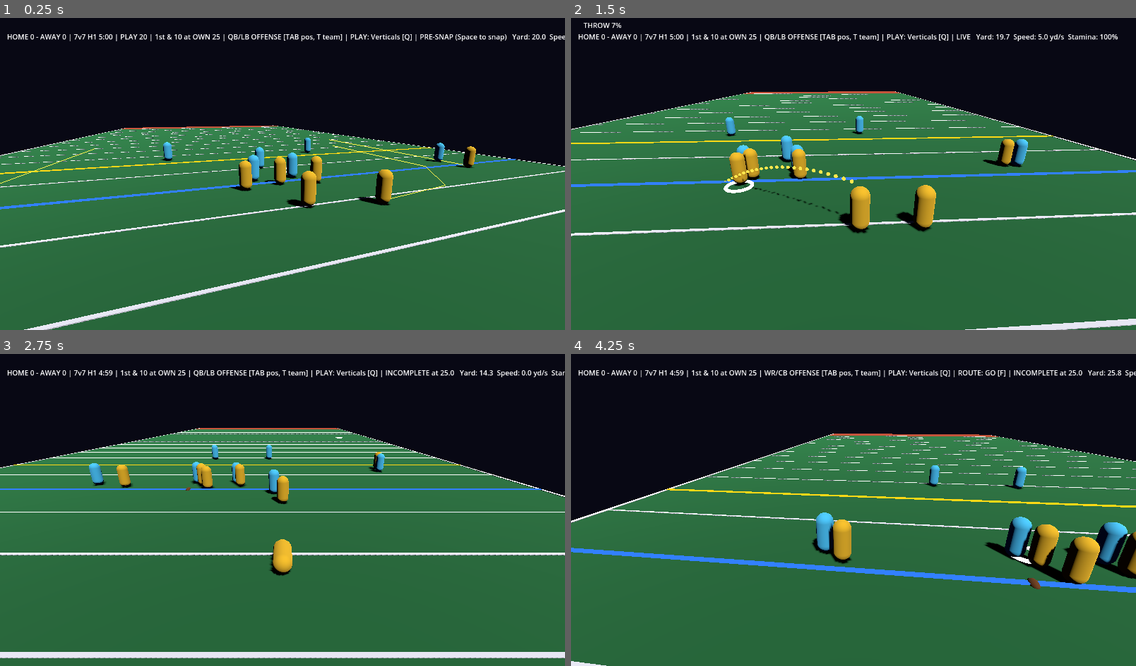
Above: before the commit, frames 1-4 (two rows, left to right).
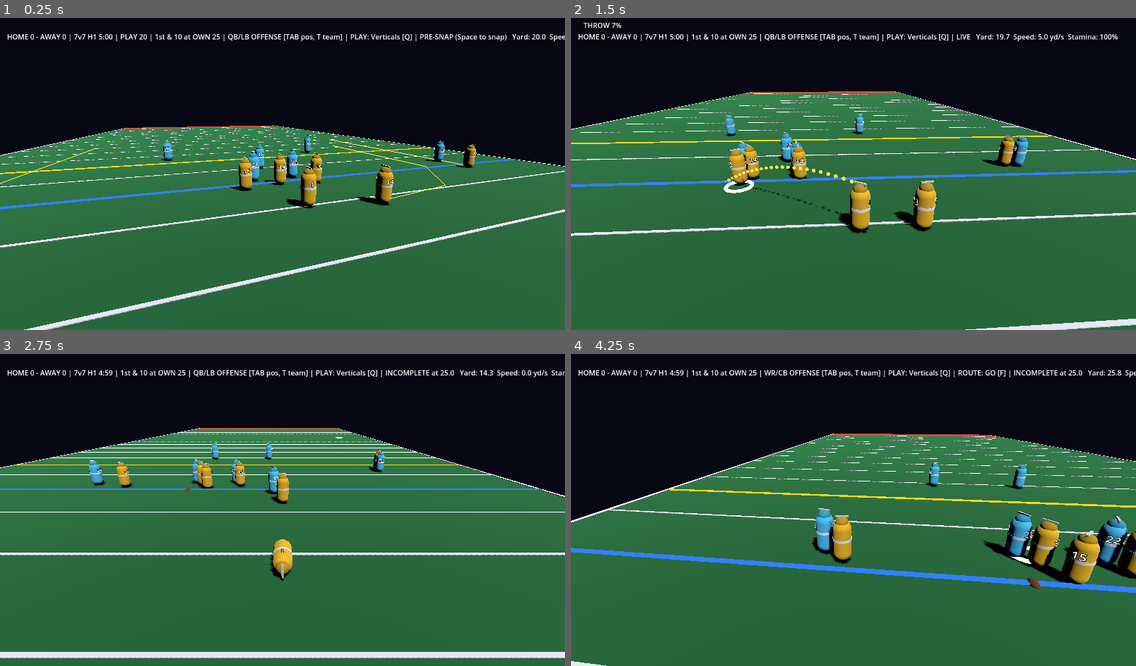
Above: after the commit, the same moments.

Repository: ZeratulAuditore/CraterBowl
Game: Godot game, scene res://scenes/main.tscn
Two runs of this game, one before a commit and one after it. Both use one fixed random seed, a clock stepped at 60 frames per second and the inputs below.
Inputs (mouse positions are in pixels of both pictures, inside the frame that each line leads up to):
- Up to frame 1 (0.25 s): no input
- Up to frame 2 (1.5 s): tap Enter at 0.5 s; move the mouse to (977, 155) at 0.52 s; hold D 0.53-1.28 s; tap 1 at 0.6 s; click (977, 155) at 0.67 s; tap Space at 0.77, 1.07 s; tap 2 at 0.8, 1.35 s; move the mouse to (740, 186) at 1.27 s; hold S from 1.28 s (still down); click (740, 186) at 1.42 s
- Up to frame 3 (2.75 s): tap Space at 1.52, 1.82 s; tap E at 1.55, 2.1 s; move the mouse to (339, 438) at 2.02 s; release S at 2.03 s; hold D from 2.03 s (still down); click (339, 438) at 2.17 s; tap Q at 2.3 s
- Up to frame 4 (4.25 s): move the mouse to (825, 572) at 2.77 s; release D at 2.78 s; hold W 2.78-3.53 s; tap Q at 2.85 s; click (825, 572) at 2.92 s; tap Space at 3.02, 3.32, 3.77, 4.07 s; tap F at 3.05, 3.6 s; move the mouse to (1023, 553) at 3.52 s; hold A from 3.53 s (still down); click (1023, 553) at 3.67 s; tap Tab at 3.8 s

The runs differ from the first frame. In frame 1, 0.4% of the frame differs, in the area x 18-85%, y 37-59%; in frame 2, 0.6%; in frame 3, 0.4%; in frame 4, 0.9%, in the area x 42-100%, y 34-68%.

Commit message:
iter 025: A24 earnable cosmetics + customization (view-only, host-synced), XP/levels; test user-data guard
Co-Authored-By: Claude Opus 5.5 <noreply@anthropic.com>

Diff:
--- a/src/game/main.gd
+++ b/src/game/main.gd
@@ -24,6 +24,7 @@
 const Stats := preload("res://src/sim/stats.gd")
 const Leaderboard := preload("res://src/sim/leaderboard.gd")
 const Ranked := preload("res://src/sim/ranked.gd")
+const Cosmetics := preload("res://src/sim/cosmetics.gd")
 const MMServer := preload("res://src/net/mm_server.gd")
 const MMClient := preload("res://src/net/mm_client.gd")
 const InviteCode := preload("res://src/net/invite_code.gd")
@@ -63,6 +64,11 @@
 var pending_teams := {}         # name -> team (matchmaker's rating-balanced split)
 var ranked_line := ""
 var player_name := "You"
+var profile := Cosmetics.new()
+var profile_path := Cosmetics.DEFAULT_PATH
+var looks := {}            # athlete_id -> look (view-only)
+var peer_looks := {}       # server: peer_id -> sanitized look
+var xp_line := ""
 var my_ranks := ""
 var field_root: Node3D
 var athlete_root: Node3D
@@ -99,6 +105,16 @@
 	if args.has("name"):
 		player_name = str(args["name"]).strip_edges().left(16)
 	ranked_match = args.has("ranked")
+	if args.has("profile-file"):
+		profile_path = str(args["profile-file"])
+	profile.load_file(profile_path)
+	if args.has("equip"):
+		for pair in str(args["equip"]).split(","):
+			var kv := pair.split(":")
+			if kv.size() == 2:
+				var v = int(kv[1]) if kv[0] == "number" else kv[1]
+				print("EQUIP %s=%s: %s" % [kv[0], kv[1], profile.equip(kv[0], v)])
+		profile.save(profile_path)
 	if args.has("leaderboard"):
 		_print_leaderboards(str(args["leaderboard"]) if args["leaderboard"] is String else "")
 		get_tree().quit()
@@ -170,8 +186,29 @@
 			drill.start_rep(world)
 	los_marker = _marker(Color(0.2, 0.5, 1.0), "LOSMarker")
 	fd_marker = _marker(Color(1.0, 0.85, 0.1), "FirstDownMarker")
+	looks = {}
+	if not is_client():
+		_sync_looks()
 	for v in views:
 		v.sync()
+
+## Host/offline: rebuild athlete looks (yours + peers'), apply to views, broadcast.
+func _sync_looks() -> void:
+	looks = {}
+	looks[my_id] = profile.equipped.duplicate()
+	if is_server():
+		for peer in net.peer_athlete:
+			if peer_looks.has(peer):
+				looks[net.peer_athlete[peer]] = peer_looks[peer]
+	_apply_looks()
+	if is_server():
+		net.broadcast_event("looks", {"looks": looks})
+
+func _apply_looks() -> void:
+	for aid in looks:
+		var i := int(aid)
+		if i >= 0 and i < views.size() and views[i].is_inside_tree():
+			views[i].apply_look(looks[aid])
 
 func _spawn_teams() -> void:
 	var drill_me := -1
@@ -324,12 +361,51 @@
 		return ""
 	return "RATING %s (%+d)" % [r["labels"][me], int(round(r["deltas"][me]))]
 
+## XP per human (by name) from this match's stats + result.
+func _match_awards() -> Dictionary:
+	var lines := {}
+	var team_of := {}
+	for s in roster.slots:
+		if s["owner"] >= 0:
+			team_of[owner_name(s["athlete_id"])] = s["team"]
+	if roster.slots.is_empty():
+		team_of[owner_name(my_id)] = world.get_athlete(my_id).team
+	for k in stats.lines:
+		var nm: String = k.get_slice("|", 0)
+		if nm == "Bot":
+			continue
+		if not lines.has(nm):
+			lines[nm] = {}
+		for f in stats.lines[k]:
+			lines[nm][f] = lines[nm].get(f, 0.0) + float(stats.lines[k][f])
+	var xp := {}
+	for nm in team_of:
+		xp[nm] = Cosmetics.award_xp(lines.get(nm, {}), series.winner() == team_of[nm])
+	return xp
+
+## Every machine credits only its own player's local profile.
+func _apply_award(xp: Dictionary) -> void:
+	var me := owner_name(my_id) if not is_client() else player_name
+	if not xp.has(me):
+		return
+	var gained := profile.add_xp(int(xp[me]))
+	profile.save(profile_path)
+	xp_line = "XP +%d (Level %d%s)" % [int(xp[me]), profile.level(), " - LEVEL UP!" if gained > 0 else ""]
+
 func _on_match_event(n: String, _d: Dictionary) -> void:
 	if n == "final":
 		if not is_client() and drill == null:
+			var awards := _match_awards()
+			_apply_award(awards)
+			if is_server():
+				net.broadcast_event("awards", {"xp": awards})
 			my_ranks = _record_leaderboard()
 			if ranked_match:
 				var r := _record_ranked()
+				var rk := Ranked.new()
+				rk.load_file(ranked_path)
+				profile.season_rewards = rk.rewards.get(owner_name(my_id), [])
+				profile.save(profile_path)
 				ranked_line = _ranked_text(r)
 				print("RANKED: %s" % str(r))
 				if is_server():
@@ -354,6 +430,7 @@
 		if aid >= 0:
 			my_id = aid
 			set_controlled(aid)
+			_sync_looks()
 		return aid >= 0
 	return Protocol.apply_action(series, controlled_id, action)
 
@@ -566,6 +643,7 @@
 		if aid >= 0:
 			net.set_assignment(id, aid)
 	net.broadcast_lobby(lobby.to_dict())
+	_sync_looks()
 	var seats := []
 	for s in roster.slots:
 		if s["owner"] >= 0:
@@ -581,6 +659,8 @@
 	predictor = Predictor.new()
 	set_controlled(aid)
 	print("NET assigned athlete %d" % aid)
+	# Our look goes to the host; we only show it once the host echoes it back.
+	net.send_action({"a": "look", "look": profile.equipped})
 
 ## Roster changes (position/team). Authoritative on server/offline; only outside live play.
 ## Returns the player's (possibly new) athlete id, or -1 if rejected.
@@ -636,6 +716,15 @@
 		last_whistle = n.replace("_", " ").to_upper()
 	if n == "ranked":
 		ranked_line = _ranked_text(d)
+	if n == "looks" and d.get("looks") is Dictionary:
+		looks = d["looks"]
+		_apply_looks()
+	if n == "awards" and d.get("xp") is Dictionary:
+		_apply_award(d["xp"])
+	if n == "touchdown":
+		var cid: int = d.get("carrier", -1)
+		if cid >= 0 and cid < views.size():
+			views[cid].celebrate(str(looks.get(cid, {}).get("celebration", "none")))
 	if n == "summary":
 		summary_lines = d.get("lines", []) if d.get("lines") is Array else []
 	if n == "snap":
@@ -765,6 +854,10 @@
 				var aid := roster_action(pa[0], act)
 				if aid >= 0:
 					net.set_assignment(pa[0], aid)
+					_sync_looks()
+			elif act is Dictionary and act.get("a", "") == "look":
+				peer_looks[pa[0]] = Cosmetics.sanitize_look(act.get("look", {}))
+				_sync_looks()
 			else:
 				Protocol.apply_action(series, pa[1], act)
 	ai.presnap_tick(world, humans, delta, series.downs.down, series.downs.distance())
@@ -851,6 +944,8 @@
 			phase_name += "\nYOUR RANKS: " + my_ranks
 		if ranked_line != "":
 			phase_name += "\n" + ranked_line
+		if xp_line != "":
+			phase_name += "\n" + xp_line
 	else:
 		phase_name = "HOME %d - AWAY %d | %s | %s | %s | %s" % [series.score[0], series.score[1], clock_txt, situation, side, phase_name]
 	var charge_txt := ("   THROW %d%%" % int(charge * 100)) if charging else ""
--- a/src/game/player.gd
+++ b/src/game/player.gd
@@ -1,35 +1,108 @@
 extends Node3D
-## View of one sim athlete. Mirrors position; owns no rules.
+## View of one sim athlete. Mirrors position; owns no rules. Cosmetics are view-only.
+
+const Cos := preload("res://src/sim/cosmetics.gd")
 
 var athlete  # sim athlete
 var color := Color(0.9, 0.75, 0.2)
+var body: MeshInstance3D
+var trim_band: MeshInstance3D
+var helmet: MeshInstance3D
+var stripe: MeshInstance3D
+var number_front: Label3D
+var number_back: Label3D
+var number_text := ""
+var trim_color := Color.WHITE
+var look := {}
+var celebrate_kind := "none"
+var celebrate_t := 0.0
 
 func setup(a, c: Color) -> void:
 	athlete = a
 	color = c
 
+func _mat(c: Color) -> StandardMaterial3D:
+	var m := StandardMaterial3D.new()
+	m.albedo_color = c
+	return m
+
 func _ready() -> void:
-	var mi := MeshInstance3D.new()
+	body = MeshInstance3D.new()
 	var cap := CapsuleMesh.new()
 	cap.radius = 0.4
 	cap.height = 1.9
-	var mat := StandardMaterial3D.new()
-	mat.albedo_color = color
-	cap.material = mat
-	mi.mesh = cap
-	mi.position.y = 0.95
-	add_child(mi)
-	body = mi
+	cap.material = _mat(color)
+	body.mesh = cap
+	body.position.y = 0.95
+	add_child(body)
+	trim_band = MeshInstance3D.new()
+	var cyl := CylinderMesh.new()
+	cyl.top_radius = 0.42
+	cyl.bottom_radius = 0.42
+	cyl.height = 0.12
+	trim_band.mesh = cyl
+	trim_band.position.y = 0.1
+	body.add_child(trim_band)
+	helmet = MeshInstance3D.new()
+	var sph := SphereMesh.new()
+	sph.radius = 0.28
+	sph.height = 0.5
+	helmet.mesh = sph
+	helmet.position.y = 0.85
+	body.add_child(helmet)
+	stripe = MeshInstance3D.new()
+	var bx := BoxMesh.new()
+	bx.size = Vector3(0.08, 0.06, 0.56)
+	stripe.mesh = bx
+	stripe.position.y = 0.27
+	helmet.add_child(stripe)
+	number_front = _number_label(0.42)
+	number_back = _number_label(-0.42)
+	apply_look(Cos.DEFAULT_LOOK.merged({"number": (athlete.id % 90) + 10}, true))
 	sync()
 
-var body: MeshInstance3D
+func _number_label(z: float) -> Label3D:
+	var l := Label3D.new()
+	l.font_size = 64
+	l.pixel_size = 0.006
+	l.position = Vector3(0, 0.35, z)
+	if z < 0.0:
+		l.rotation.y = PI
+	body.add_child(l)
+	return l
+
+## Apply a (sanitized) look. Purely visual.
+func apply_look(lk: Dictionary) -> void:
+	look = Cos.sanitize_look(lk)
+	trim_color = Cos.color_of("trim", look["trim"])
+	trim_band.material_override = _mat(trim_color)
+	helmet.material_override = _mat(color.darkened(0.2))
+	stripe.material_override = _mat(Cos.color_of("helmet", look["helmet"]))
+	number_text = str(int(look["number"]))
+	number_front.text = number_text
+	number_back.text = number_text
+	number_front.modulate = trim_color
+	number_back.modulate = trim_color
+
+func celebrate(kind: String) -> void:
+	if kind != "none":
+		celebrate_kind = kind
+		celebrate_t = 1.5
+
+func is_celebrating() -> bool:
+	return celebrate_t > 0.0
 
 func sync() -> void:
 	position = Vector3(athlete.position.x, 0, -athlete.position.y)
-	if body:
-		# lay the capsule forward while diving or on the ground
-		var down: bool = athlete.is_diving() or athlete.is_grounded()
-		body.rotation.x = -PI / 2.0 if down else 0.0
-		body.position.y = 0.4 if down else 0.95
+	var down: bool = athlete.is_diving() or athlete.is_grounded()
+	body.rotation = Vector3(-PI / 2.0 if down else 0.0, 0, 0)
+	body.position.y = 0.4 if down else 0.95
 	if athlete.speed() > 0.1:
 		rotation.y = atan2(-athlete.velocity.x, athlete.velocity.y)
+	if celebrate_t > 0.0:
+		celebrate_t = maxf(0.0, celebrate_t - 1.0 / 60.0)
+		var k := 1.5 - celebrate_t
+		match celebrate_kind:
+			"spin": body.rotation.y = k * TAU * 2.0
+			"hop": body.position.y = 0.95 + absf(sin(k * 6.0)) * 0.9
+			"flip": body.rotation.x = k * TAU / 1.5
--- /dev/null
+++ b/src/sim/cosmetics.gd
@@ -0,0 +1,121 @@
+extends RefCounted
+## Cosmetic catalog, unlocks, XP, profile. No gameplay effect (view-only data). Pure + JSON store.
+
+const DEFAULT_PATH := "user://profile.json"
+const XP_PER_LEVEL := 500
+
+## slot -> id -> {name, level?, color?}
+const CATALOG := {
+	"trim": {
+		"white": {"name": "Chalk", "level": 0, "color": Color(0.95, 0.95, 0.95)},
+		"black": {"name": "Ink", "level": 0, "color": Color(0.08, 0.08, 0.1)},
+		"ember": {"name": "Ember", "level": 1, "color": Color(1.0, 0.35, 0.1)},
+		"tide": {"name": "Tide", "level": 2, "color": Color(0.1, 0.6, 0.9)},
+		"volt": {"name": "Volt", "level": 4, "color": Color(0.75, 1.0, 0.1)},
+		"aurora": {"name": "Aurora", "level": 8, "color": Color(0.7, 0.3, 1.0)},
+	},
+	"helmet": {
+		"plain": {"name": "Plain", "level": 0, "color": Color(0.85, 0.85, 0.85)},
+		"gold": {"name": "Gold Stripe", "level": 2, "color": Color(1.0, 0.8, 0.2)},
+		"crimson": {"name": "Crimson Stripe", "level": 3, "color": Color(0.8, 0.1, 0.15)},
+		"chrome": {"name": "Chrome", "level": 6, "color": Color(0.8, 0.85, 0.95)},
+	},
+	"celebration": {
+		"none": {"name": "None", "level": 0},
+		"spin": {"name": "Spin", "level": 1},
+		"hop": {"name": "Moon Hop", "level": 3},
+		"flip": {"name": "Flip", "level": 5},
+	},
+	"badge": {
+		"none": {"name": "None", "level": 0},
+	},
+}
+const DEFAULT_LOOK := {"trim": "white", "helmet": "plain", "number": 1, "celebration": "none", "badge": "none"}
+
+var xp := 0
+var equipped := DEFAULT_LOOK.duplicate()
+var season_rewards: Array = []   # e.g. ["S8100-Gold"] from ranked
+
+func level() -> int:
+	return xp / XP_PER_LEVEL
+
+## XP for one match from a Stats line (or {}) and whether your team won.
+static func award_xp(line: Dictionary, won: bool) -> int:
+	var g := func(f): return float(line.get(f, 0.0))
+	var yds: float = g.call("pass_yds") + g.call("rec_yds") + g.call("rush_yds")
+	var tds: float = g.call("pass_td") + g.call("rec_td") + g.call("rush_td")
+	return int(100 + (50 if won else 0) + 25 * tds + floor(maxf(yds, 0.0) / 10.0)
+		+ 10 * g.call("tkl") + 30 * g.call("int") + 20 * g.call("sack"))
+
+func add_xp(amount: int) -> int:
+	var before := level()
+	xp += maxi(0, amount)
+	return level() - before   # levels gained
+
+static func is_badge(id: String) -> bool:
+	return id.begins_with("S") and id.find("-") > 0
+
+func is_unlocked(slot: String, id) -> bool:
+	if slot == "number":
+		return id is int and id >= 0 and id <= 99
+	if slot == "badge" and is_badge(str(id)):
+		return season_rewards.has(id)
+	if not CATALOG.has(slot) or not CATALOG[slot].has(id):
+		return false
+	return level() >= int(CATALOG[slot][id]["level"])
+
+func equip(slot: String, id) -> bool:
+	if not DEFAULT_LOOK.has(slot) or not is_unlocked(slot, id):
+		return false
+	equipped[slot] = id
+	return true
+
+func unlocked(slot: String) -> Array:
+	var out := []
+	for id in CATALOG.get(slot, {}):
+		if is_unlocked(slot, id):
+			out.append(id)
+	if slot == "badge":
+		out += season_rewards
+	return out
+
+## Server side: keep only well-formed, known values (ownership is client-local; no gameplay effect).
+static func sanitize_look(look) -> Dictionary:
+	var out := DEFAULT_LOOK.duplicate()
+	if not (look is Dictionary):
+		return out
+	for slot in ["trim", "helmet", "celebration"]:
+		var v = look.get(slot, "")
+		if v is String and CATALOG[slot].has(v):
+			out[slot] = v
+	var n = look.get("number", 1)
+	if n is int or n is float:
+		out["number"] = clampi(int(n), 0, 99)
+	var b = look.get("badge", "none")
+	if b is String and (b == "none" or (is_badge(b) and b.length() <= 24)):
+		out["badge"] = b
+	return out
+
+static func color_of(slot: String, id: String) -> Color:
+	return CATALOG.get(slot, {}).get(id, {}).get("color", Color.WHITE)
+
+func save(path: String = DEFAULT_PATH) -> bool:
+	var f := FileAccess.open(path, FileAccess.WRITE)
+	if f == null:
+		return false
+	f.store_string(JSON.stringify({"version": 1, "xp": xp, "equipped": equipped, "season_rewards": season_rewards}))
+	return true
+
+func load_file(path: String = DEFAULT_PATH) -> void:
+	xp = 0
+	equipped = DEFAULT_LOOK.duplicate()
+	season_rewards = []
+	if not FileAccess.file_exists(path):
+		return
+	var d = JSON.parse_string(FileAccess.get_file_as_string(path))
+	if d is Dictionary:
+		xp = int(d.get("xp", 0))
+		season_rewards = d.get("season_rewards", []) if d.get("season_rewards") is Array else []
+		var eq = sanitize_look(d.get("equipped", {}))
+		eq["number"] = int(eq["number"])
+		equipped = eq
--- a/tests/game_flow.gd
+++ b/tests/game_flow.gd
@@ -14,6 +14,7 @@
 var slant_wr = null
 var slant_x := 0.0
 var picked := false
+var xp0 := 0
 var wr_id := -1
 
 func check(cond: bool, msg: String) -> void:
@@ -27,7 +28,7 @@
 	main.auto_next = false
 	# scripted steps drive play changes; auto-advance checked at the end
 	steps = [
-		[2, func(): _connect_listeners()],  # world/series are (re)built in main._ready -> connect after
+		[2, func(): _connect_listeners(); _isolate_user_files()],  # world/series are (re)built in main._ready -> connect after
 		[5, func(): check(main.world.phase == main.World.Phase.PRESNAP, "starts presnap")],
 		[6, func(): check(main.world.snap(), "snap")],
 		[40, func(): check(main.world.ball.is_held_by(main.controlled_id), "QB has ball")],
@@ -134,6 +135,14 @@
 		[6900, func(): main.configure(7); _setup_ranked_rival()],
 		[6902, func(): main.series.score = [7, 0]; main.series.clock.half = 2; main.series.clock.remaining = 0.0; main.world.phase = main.World.Phase.DEAD; main.series.last_result = {"type": "incomplete"}; main.next_play()],
 		[6904, func(): var rk = main.Ranked.new(); rk.load_file(main.ranked_path); check(rk.rating("You") > 1000.0 and rk.rat …(371 unchanged characters)…
+		# A24: earned cosmetics on your athlete, TD celebration, XP at final
+		[7000, func(): main.profile.xp = 600; check(main.profile.equip("trim", "ember") and main.profile.equip("celebration", "spin") and main.profile.equip("number", 88), "equip earned items (level 1)"); check(not main.profile.equip("trim", "aurora"), "locked item refused"); main.configure(7)],
+		[7002, func(): var v = main.views[main.my_id]; check(v.number_text == "88" and v.trim_color.is_equal_approx(main.Cosmetics.color_of("trim", "ember")), "your look shown on your athlete"); check(main.views[(main.my_id + 1) % main.views.size()].number_text != "88", "others keep their own looks")],
+		[7003, func(): _key(KEY_SPACE)],
+		[7030, func(): main.world.carrier().position = Vector2(26, 101.0)],
+		[7032, func(): check(main.views[main.my_id].is_celebrating(), "TD celebration plays")],
+		[7033, func(): xp0 = main.profile.xp; main.next_play(); main.series.clock.half = 2; main.series.clock.remaining = 0.0; main.world.phase = main.World.Phase.DEAD; main.series.last_result = {"type": "incomplete"}; main.next_play()],
+		[7035, func(): check(main.profile.xp > xp0 and main.hud.text.find("XP +") >= 0, "XP awarded at final (%d -> %d)" % [xp0, main.profile.xp]); var saved = main.Cosmetics.new(); saved.load_file(main.profile_path); check(saved.xp == main.profile.xp, "XP saved to (temp) profile"); DirAccess.remove_absolute(ProjectSettings.globalize_path(main.profile_path))],
 	]
 
 ## First receiver not controlled by the human (humans don't auto-run routes).
@@ -181,6 +190,15 @@
 	ev.pressed = true
 	main._unhandled_key_input(ev)
 
+## Never touch the player's real profile / leaderboard / ratings from tests.
+func _isolate_user_files() -> void:
+	main.profile_path = "user://test_flow_profile.json"
+	main.leaderboard_path = "user://test_flow_leaderboard.json"
+	main.ranked_path = "user://test_flow_ranked.json"
+	for p in [main.profile_path, main.leaderboard_path, main.ranked_path]:
+		DirAccess.remove_absolute(ProjectSettings.globalize_path(p))
+	main.profile.load_file(main.profile_path)
+
 func _connect_listeners() -> void:
 	main.series.match_event.connect(func(_n, _d): series_events += 1)
 	main.world.event.connect(func(n, d): if n == "catch": caught_by = d["by"])
--- a/tests/net_client.gd
+++ b/tests/net_client.gd
@@ -100,6 +100,7 @@
 		check(saw_live and got_snap_event, "host auto-snap reached client (snapshot LIVE + reliable event)")
 		check(bad_snap_rejected, "defense snap rejected by server")
 		check(swapped_to_team0, "team swap request -> server reassigned to team 0")
+		check(main.views[aid].number_text == "88", "my equipped #88 round-tripped through the host (%s)" % main.views[aid].number_text)
 		check(pick_rejected, "picking the host's occupied slot rejected")
 		print("NET FLOW " + ("PASS" if ok else "FAIL"))
 		quit(0 if ok else 1)
--- /dev/null
+++ b/tests/test_cosmetics.gd
@@ -0,0 +1,72 @@
+extends "res://tests/test_case.gd"
+
+const Cos := preload("res://src/sim/cosmetics.gd")
+const World := preload("res://src/sim/world.gd")
+const Roster := preload("res://src/sim/roster.gd")
+const AI := preload("res://src/sim/ai.gd")
+
+func test_unlocks_by_level_and_badges() -> void:
+	var c := Cos.new()
+	assert_true(c.is_unlocked("trim", "white"), "default")
+	assert_true(not c.is_unlocked("trim", "volt"), "level 4 locked at 0")
+	c.add_xp(4 * Cos.XP_PER_LEVEL)
+	assert_eq(c.level(), 4)
+	assert_true(c.is_unlocked("trim", "volt"))
+	assert_true(not c.is_unlocked("badge", "S8100-Gold"), "badge needs the reward")
+	c.season_rewards.append("S8100-Gold")
+	assert_true(c.is_unlocked("badge", "S8100-Gold"))
+	assert_true(c.unlocked("badge").has("S8100-Gold"))
+
+func test_xp_award() -> void:
+	assert_eq(Cos.award_xp({}, false), 100, "played")
+	assert_eq(Cos.award_xp({"pass_yds": 120.0, "pass_td": 2.0}, true), 100 + 50 + 50 + 12)
+	assert_eq(Cos.award_xp({"tkl": 3.0, "int": 1.0, "sack": 1.0}, false), 100 + 30 + 30 + 20)
+
+func test_equip_rules() -> void:
+	var c := Cos.new()
+	assert_true(not c.equip("trim", "aurora"), "locked")
+	assert_true(not c.equip("trim", "rainbow"), "unknown")
+	assert_true(c.equip("number", 88))
+	assert_true(not c.equip("number", 100), "number range")
+	assert_true(c.equip("trim", "black"))
+	assert_eq(c.equipped["trim"], "black")
+
+func test_sanitize_look() -> void:
+	var s := Cos.sanitize_look({"trim": "ember", "helmet": "hax", "number": 250, "celebration": "flip", "badge": "<script>"})
+	assert_eq(s["trim"], "ember")
+	assert_eq(s["helmet"], "plain", "unknown dropped")
+	assert_eq(s["number"], 99, "clamped")
+	assert_eq(s["badge"], "none", "bad badge dropped")
+	assert_eq(Cos.sanitize_look("junk"), Cos.DEFAULT_LOOK)
+
+func test_profile_round_trip() -> void:
+	var path := "user://test_profile_rt.json"
+	var c := Cos.new()
+	c.add_xp(1200)
+	c.equip("trim", "tide")
+	c.equip("number", 7)
+	assert_true(c.save(path))
+	var c2 := Cos.new()
+	c2.load_file(path)
+	assert_eq(c2.xp, 1200)
+	assert_eq(c2.equipped["trim"], "tide")
+	assert_eq(c2.equipped["number"], 7)
+	DirAccess.remove_absolute(ProjectSettings.globalize_path(path))
+
+func test_looks_never_touch_sim() -> void:
+	# Cosmetics live outside the sim: two identical worlds stay identical no matter the looks.
+	var ws := []
+	for k in 2:
+		var w := World.new()
+		Roster.new().build(w, 3)
+		w.setup_formation(20.0)
+		w.snap()
+		ws.append(w)
+	var looks := [Cos.sanitize_look({"trim": "ember", "number": 88}), Cos.sanitize_look({"trim": "black", "celebration": "flip"})]
+	assert_true(looks[0] != looks[1])
+	var ai := [AI.new(), AI.new()]
+	for i in 240:
+		for k in 2:
+			ws[k].step(ai[k].think(ws[k], []), 1.0 / 60.0)
+	for j in ws[0].athletes.size():
+		assert_true(ws[0].athletes[j].position.distance_to(ws[1].athletes[j].position) < 0.0001, "athlete %d identical" % j)
Not shown, changed: FEATURES.md
Not shown, changed: ITERATIONS.md
Not shown, added: docs/iterations/025-cosmetics.md
Not shown, changed: scripts/mm_test.sh
Not shown, changed: scripts/net_test.sh
Not shown, changed: scripts/smoke.sh
